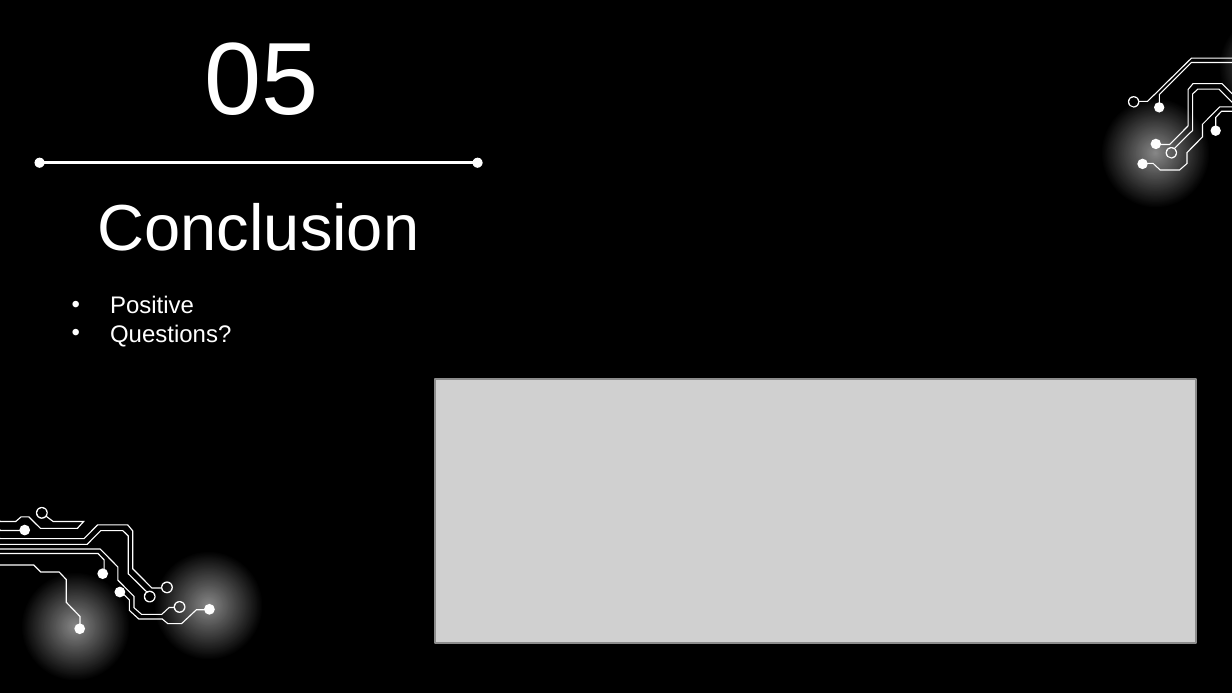
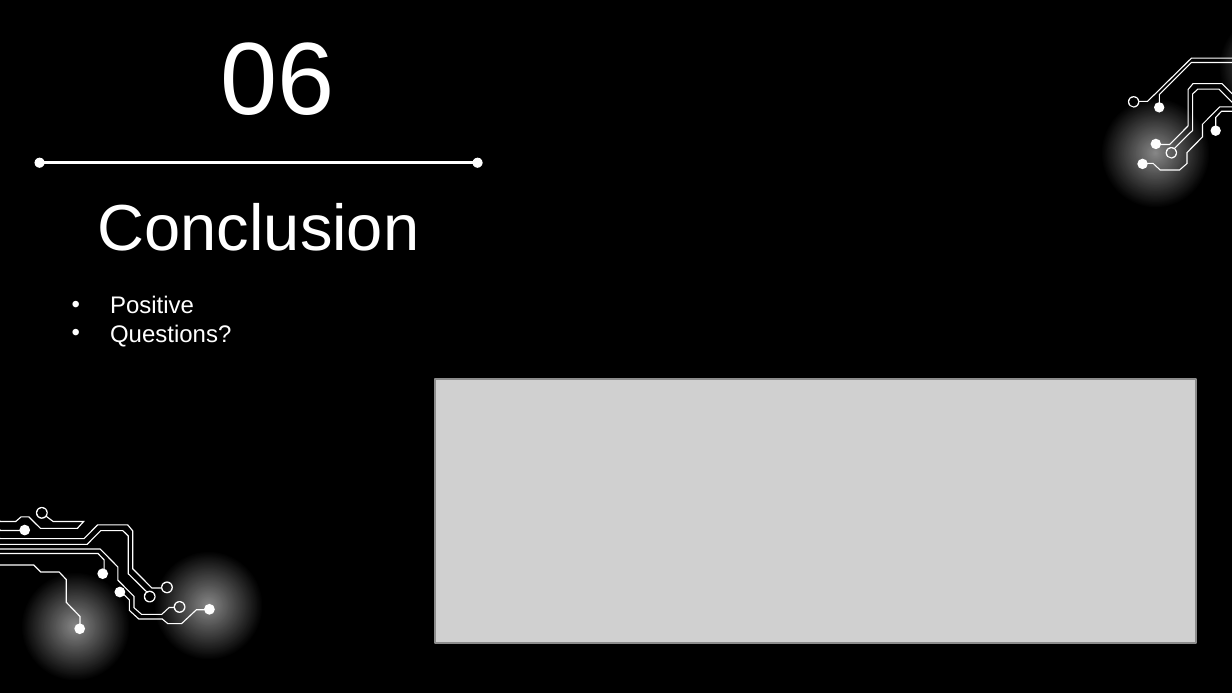
Before and after one commit to DukoSteevensz251786/Block-C-signLanguageChallenge, a slide deck: slide 8 of sign Dutch.pptx (slide 7 before the commit). Drawn at 1232x693 pixels with LibreOffice and Linux fonts; fonts in the diff are those of the drawing; grey boxes stand for pictures; background and template pictures are left out. Boxes give left, top, right and bottom in pixels: in the first picture for what was removed or moved away, otherwise in the second. Text is boxed around its words. In the diff, an @@ line names an element or a change of style, - is before the commit and + after.

```diff
--- a/sign Dutch.pptx
+++ b/sign Dutch.pptx
@@ title at [220,42,334,115]: text changed @@
-05
+06
```
Also in this commit, not shown: 1 other slide changed, 1 slide added, 1 other file.
